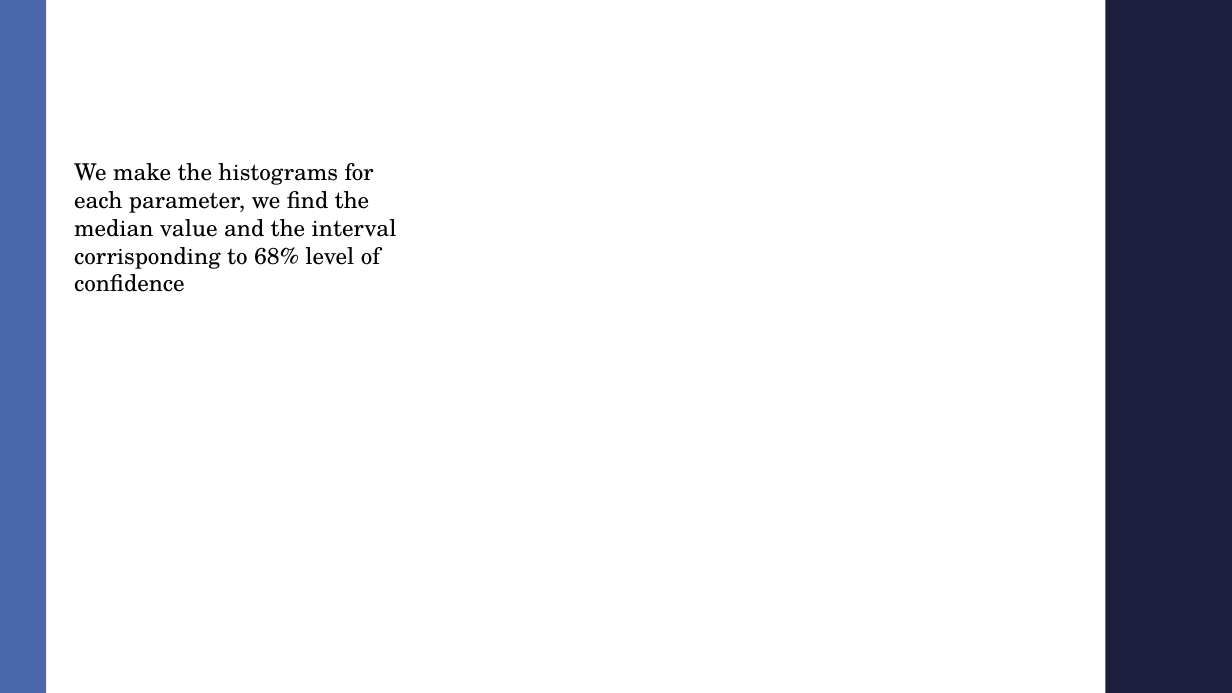
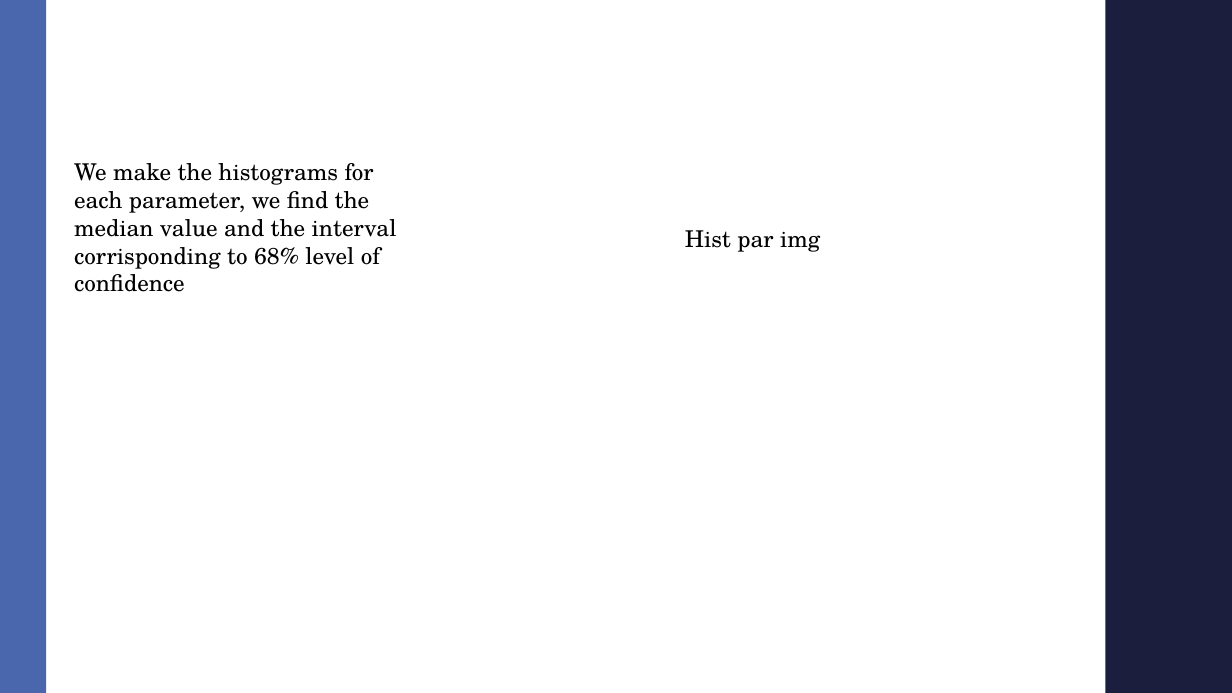
Before and after one commit to AndreaMarcone01/Bayesian_exam, a slide deck: slide 12 of Seminar.pptx. Drawn at 1232x693 pixels with LibreOffice and Linux fonts; fonts in the diff are those of the drawing; grey boxes stand for pictures; background and template pictures are left out. Boxes give left, top, right and bottom in pixels: in the first picture for what was removed or moved away, otherwise in the second. Text is boxed around its words. In the diff, an @@ line names an element or a change of style, - is before the commit and + after.

```diff
--- a/Seminar.pptx
+++ b/Seminar.pptx
@@ text added at box(685, 230, 820, 252), 18 pt, text #000000 @@
+Hist par img
```
Also in this commit, not shown: 1 other slide changed, 3 slides added, 1 slide removed, 35 other files.
